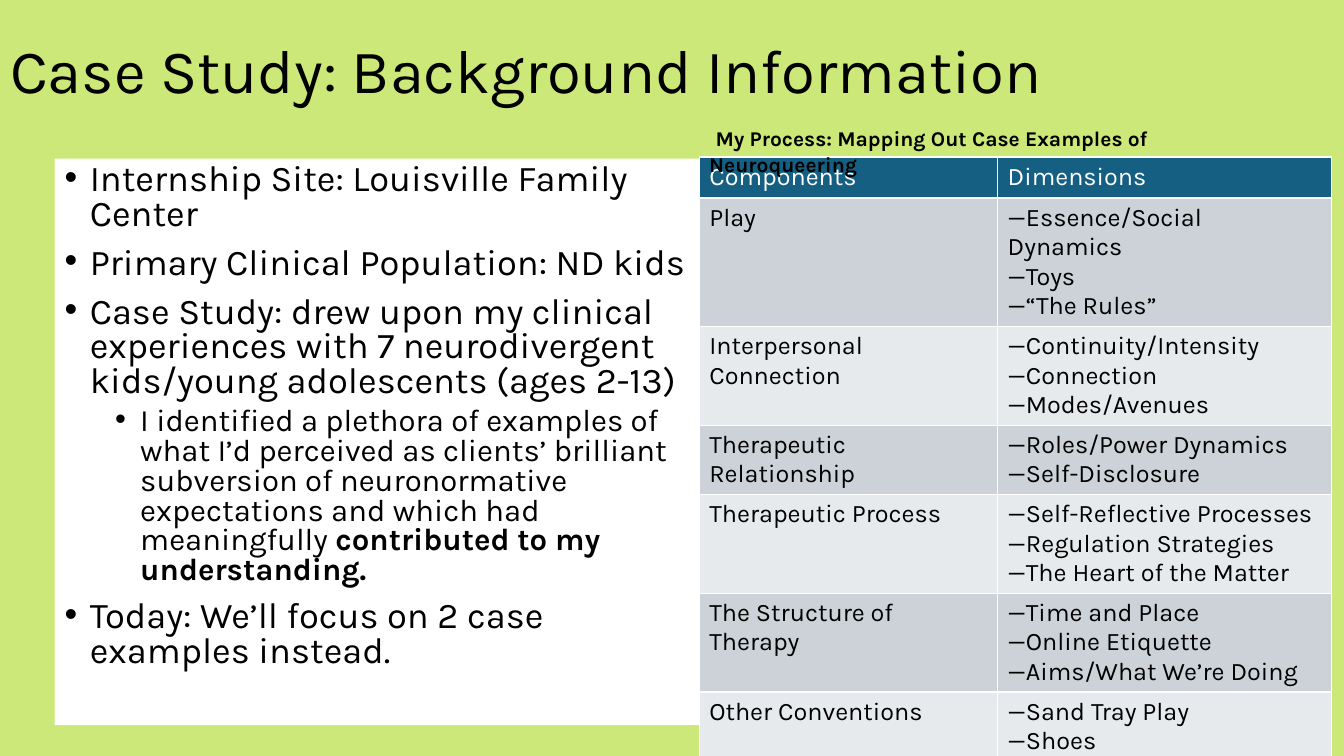
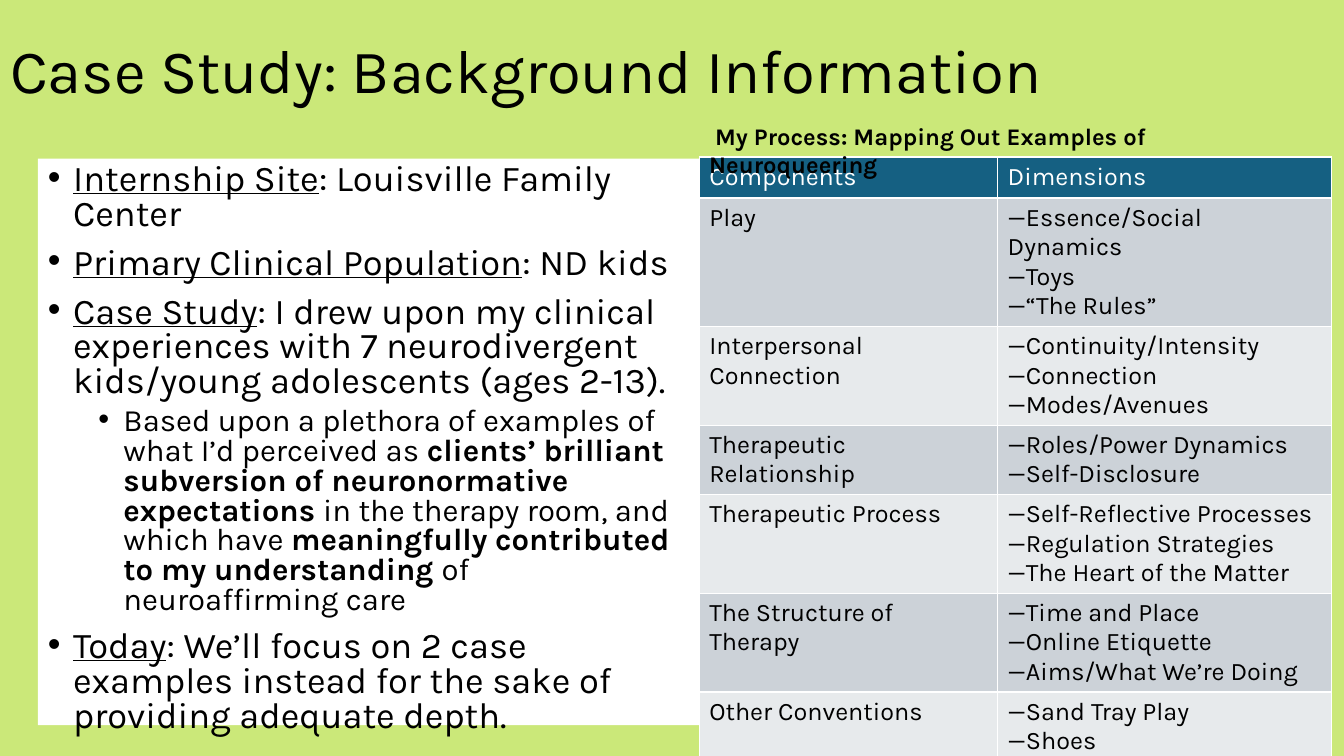
Before and after one commit to gurumojo/presentation-archive, a slide deck: slide 13 of archive/kb/capstone-slides.pptx. Drawn at 1344x756 pixels with LibreOffice and Linux fonts; fonts in the diff are those of the drawing. Boxes give left, top, right and bottom in pixels: in the first picture for what was removed or moved away, otherwise in the second. Text is boxed around its words. In the diff, an @@ line names an element or a change of style, - is before the commit and + after.

```diff
--- a/archive/kb/capstone-slides.pptx
+++ b/archive/kb/capstone-slides.pptx
@@ text at bbox=[709, 128, 1145, 179]: text changed; size 15 to 17 pt @@
-My Process: Mapping Out Case Examples of Neuroqueering
+My Process: Mapping Out Examples of Neuroqueering
@@ text "Internship Site: Louisville Family Center": place and size @@
-text "Internship Site: Louisville Family Center" at bbox=[54, 158, 700, 725]
+text "Internship Site: Louisville Family Center" at bbox=[38, 158, 700, 725]
@@ text at bbox=[73, 158, 669, 284]: underline on in "Internship Site:", "Primary Clinical Population:" @@
@@ text at bbox=[73, 299, 669, 737]: text changed @@
-• Case Study: drew upon my clinical experiences with 7 neurodivergent kids/young adolescents (ages 2-13)
-  • I identified a plethora of examples of what I’d perceived as clients’ brilliant subversion of neuronormative expectations and which had meaningfully contributed to my understanding.
-• Today: We’ll focus on 2 case examples instead.
+• Case Study: I drew upon my clinical experiences with 7 neurodivergent kids/young adolescents (ages 2-13).
+  • Based upon a plethora of examples of what I’d perceived as clients’ brilliant subversion of neuronormative expectations in the therapy room, and which have meaningfully contributed to my understanding of neuroaffirming care
+• Today: We’ll focus on 2 case examples instead for the sake of providing adequate depth.
```
Also in this commit, not shown: 22 other slides changed.
